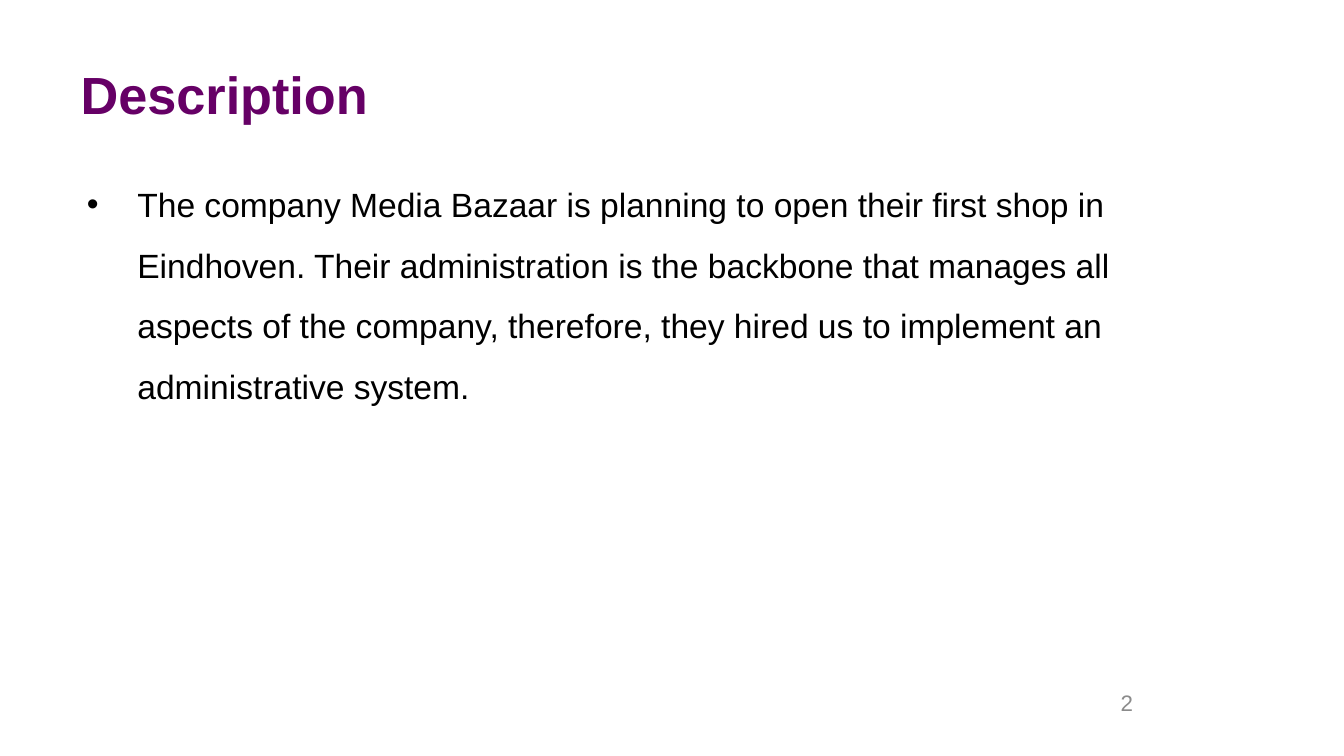
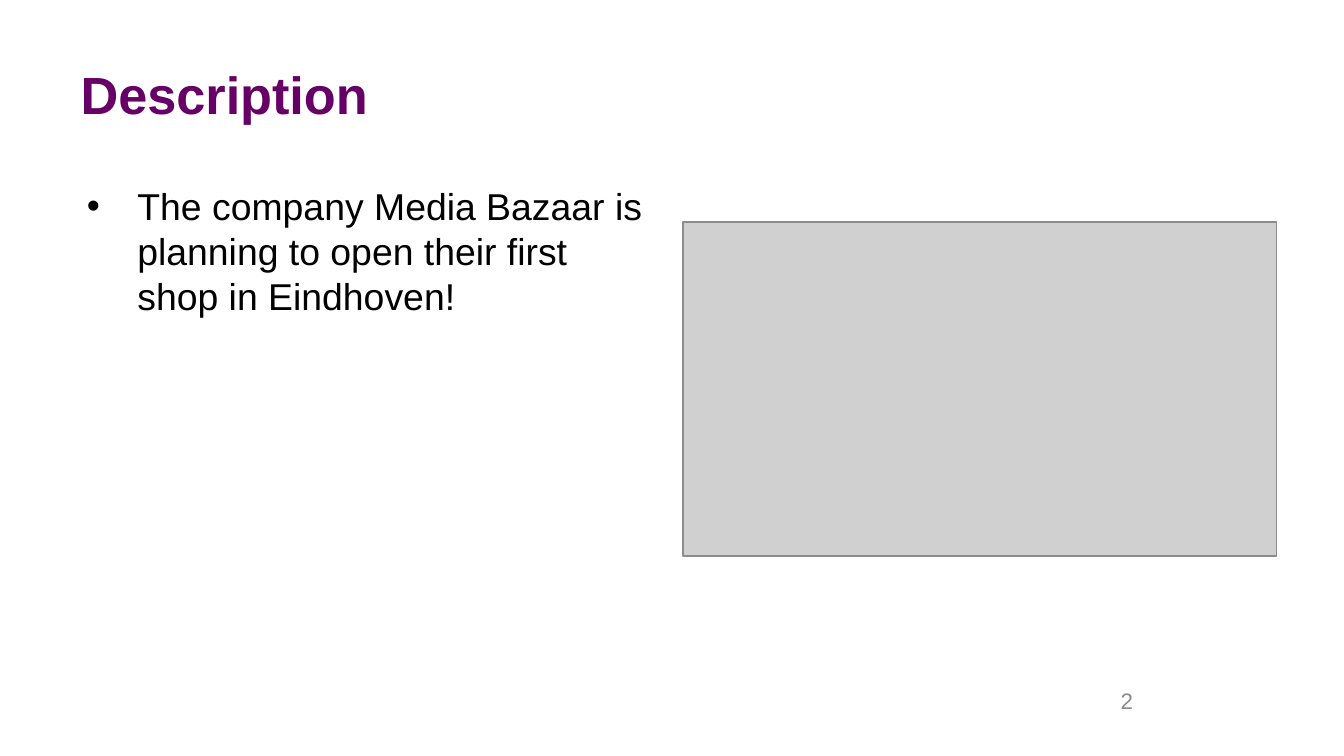
Before and after one commit to MateiMitran/MediaBazaarSemester2, a slide deck: slide 2 of MediaBazaar_Presentation.pptx. Drawn at 1344x756 pixels with LibreOffice and Linux fonts; fonts in the diff are those of the drawing; grey boxes stand for pictures; background and template pictures are left out. Boxes give left, top, right and bottom in pixels: in the first picture for what was removed or moved away, otherwise in the second. Text is boxed around its words. In the diff, an @@ line names an element or a change of style, - is before the commit and + after.

```diff
--- a/MediaBazaar_Presentation.pptx
+++ b/MediaBazaar_Presentation.pptx
@@ text at (137, 193, 642, 317): text changed; size 18 to 20 pt @@
-• The company Media Bazaar is planning to open their first shop in Eindhoven. Their administration is the backbone that manages all aspects of the company, therefore, they hired us to implement an administrative system.
+• The company Media Bazaar is planning to open their first shop in Eindhoven!
@@ picture added at (683, 222, 1277, 555) @@
@@ page number at (1121, 693, 1133, 709): line spacing 1 to 0.9; more space between paragraphs @@
```
Also in this commit, not shown: 3 other slides changed.
